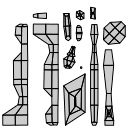
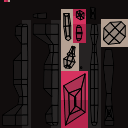
Layered file, before and after one edit (128px x 128px). Changes by layer:
added layer "Layer" over [0, 0, 128, 128]
